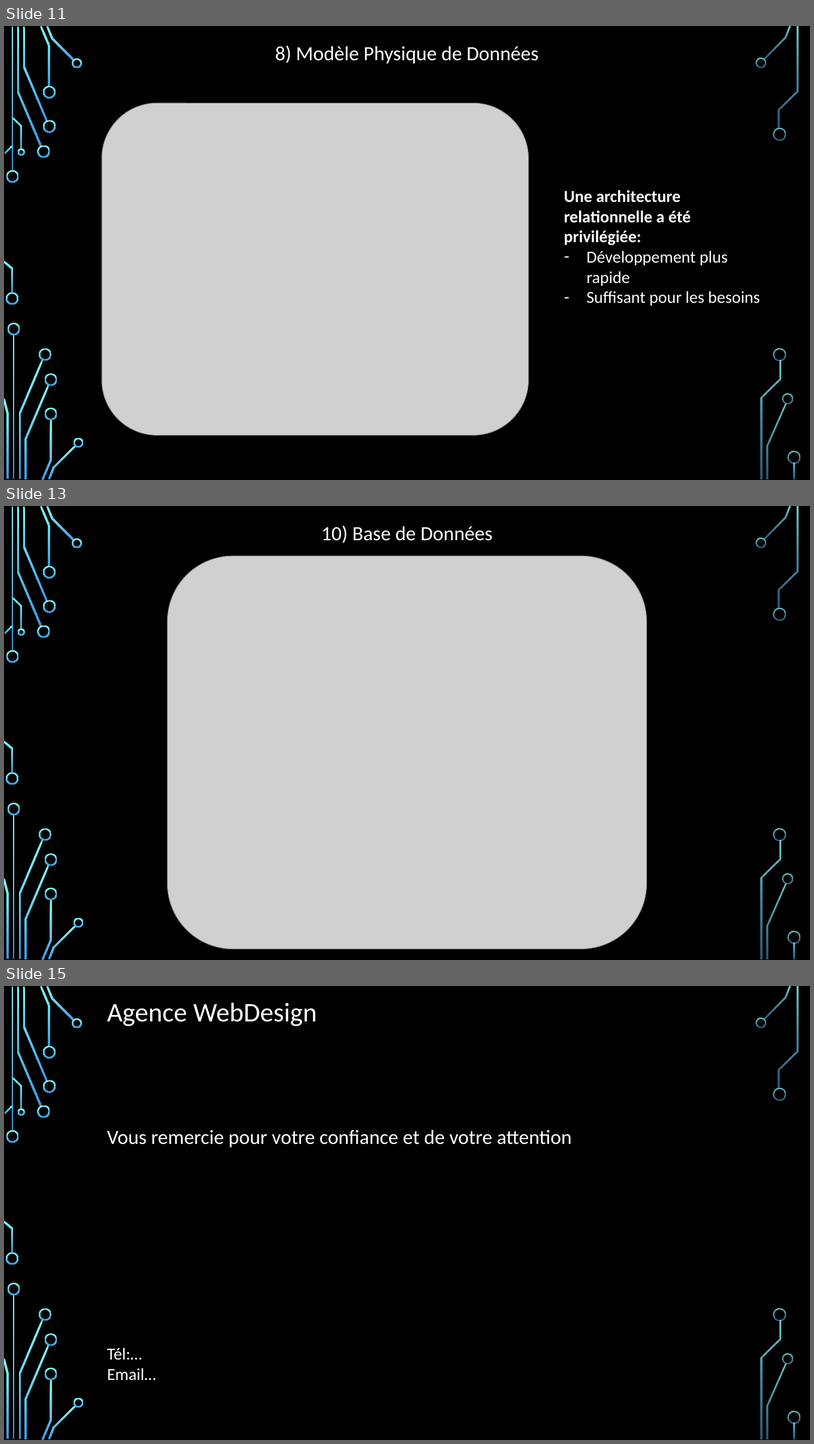
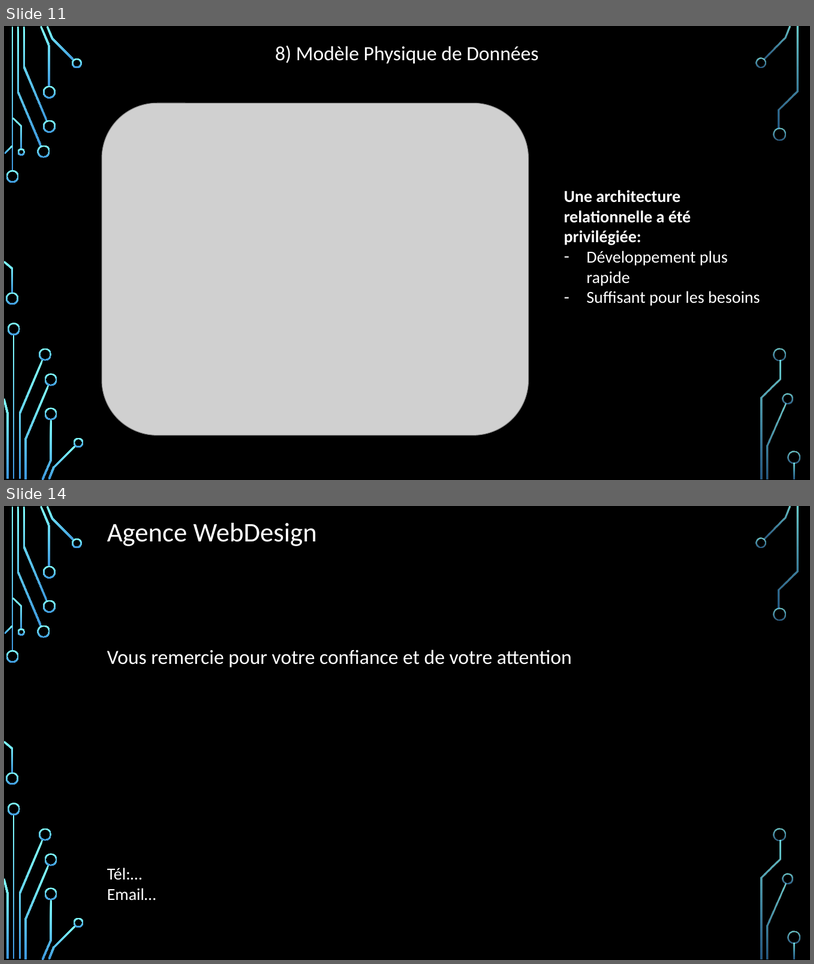
Before and after one commit to DesignGreg/Projet4-OpenClassRooms, a slide deck: Présentation Soutenance.pptx. Shown one above the other, each under a label of ours: slides 11, 13 and 15 before the commit, slides 11 and 14 after it; the slides between them are not shown. The pictures are 814x1444 and 814x964 pixels, drawn with LibreOffice and Linux fonts; fonts in the diff are those of the drawing; grey boxes stand for pictures; background and template pictures are left out. Boxes give left, top, right and bottom in pixels: in the first picture for what was removed or moved away, otherwise in the second. Text is boxed around its words. In the diff, an @@ line names an element or a change of style, - is before the commit and + after.

```diff
--- a/Présentation Soutenance.pptx
+++ b/Présentation Soutenance.pptx
@@ slide 13 removed at <box>4,506,810,960</box>, background picture (left out); not listed: 36 template elements that a slide beside it also shows @@
@@ text removed at <box>321,525,493,543</box> @@
-10) Base de Données
@@ picture removed at <box>167,556,647,949</box> @@
@@ what was slide 15 is now slide 14 @@
```
Also in this commit, not shown: 4 slides changed, 5 other files.
